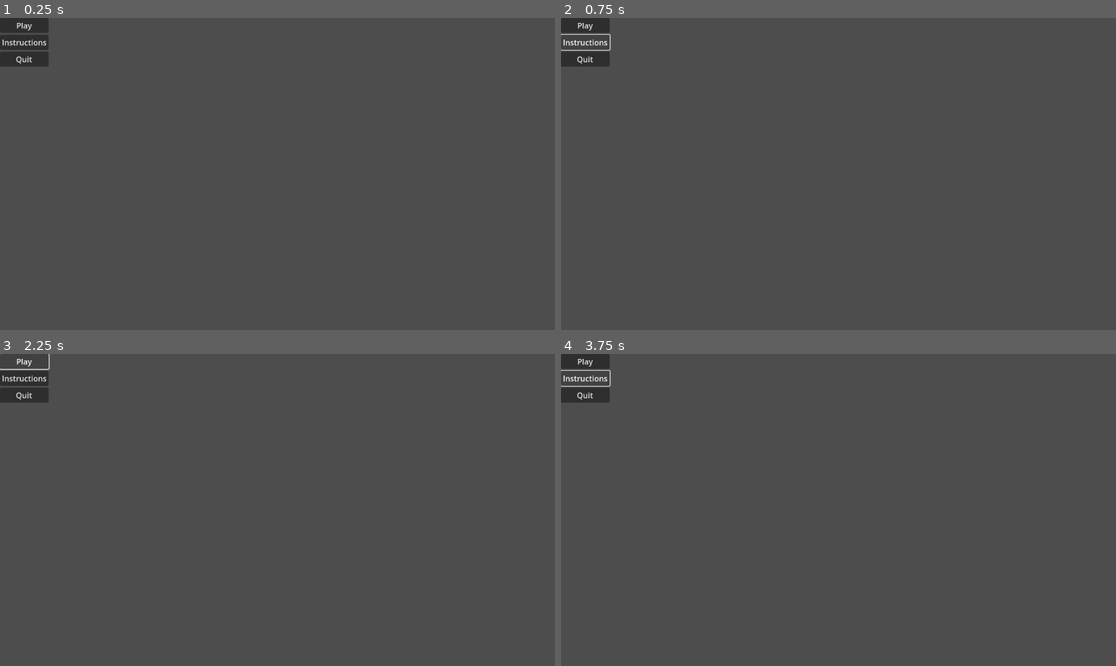
Above: before the commit, frames 1-4 (two rows, left to right).
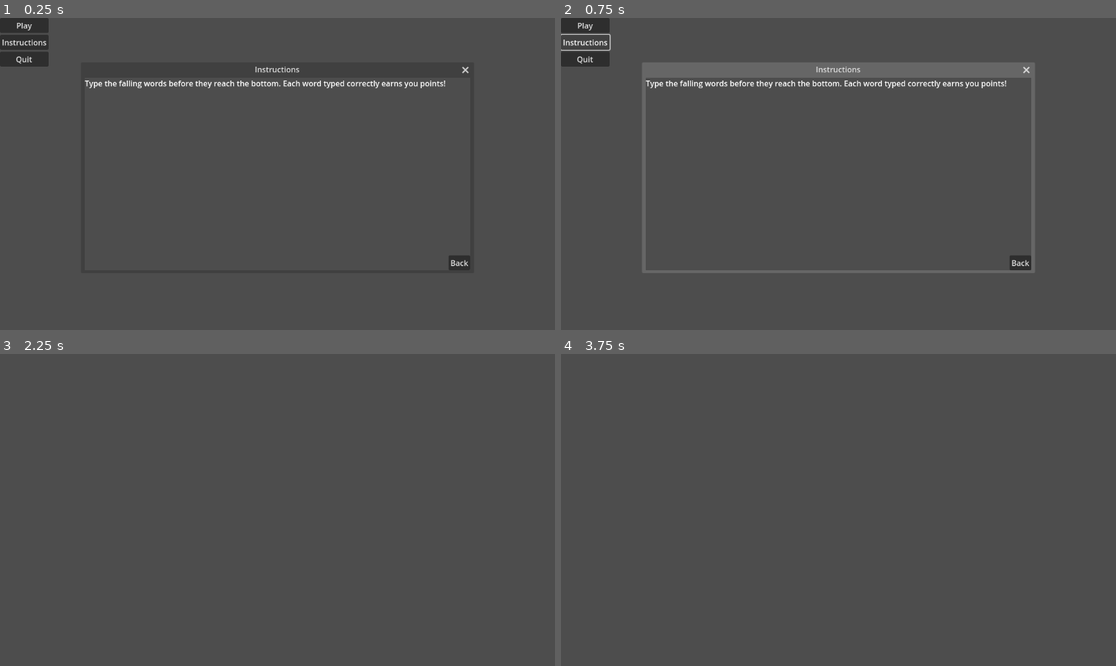
Above: after the commit, the same moments.

Repository: jas-wei/falling-game
Game: Godot game, scene res://menu.tscn
Same seed, same stepped clock (60 frames per second), same inputs: the game is played once before the commit and once after it. This scene is started directly instead of the project's main scene.
Inputs (mouse positions are in pixels of both pictures, inside the frame that each line leads up to):
- Up to frame 1 (0.25 s): no input
- Up to frame 2 (0.75 s): click "Instructions" at 0.5 s
- Up to frame 3 (2.25 s): click (460, 597) at 1.25 s, where only the run after the commit has a clickable "Back"; click "Play" at 2 s
- Up to frame 4 (3.75 s): click (583, 360) at 2.75 s, where only the run before the commit has a clickable "Play"; click (583, 378) at 3.5 s, where only the run before the commit has a clickable "Instructions"

The runs differ from the first frame. In frame 1, 0.9% of the frame differs, in the area x 15-85%, y 15-81%; in frame 2, 5.7%, in the area x 14-86%, y 14-82%; in frame 3, 0.9%; in frame 4, 0.9%.

Commit message:
added main menu

Diff:
--- a/menu.gd
+++ b/menu.gd
@@ -1,13 +1,15 @@
 extends Control
 
 func _on_start_pressed():
-	get_tree().change_scene_to_file("")
-
+	get_tree().change_scene_to_file("res://main_game.tscn")
 
 
 func _on_instructions_pressed():
-	pass # Replace with function body.
-
+	$InstructionsPopup.popup_centered()
 
 func _on_quit_pressed():
 	get_tree().quit()
+
+
+func _on_back_pressed() -> void:
+	$InstructionsPopup.hide()
--- a/menu.tscn
+++ b/menu.tscn
@@ -31,6 +31,30 @@
 layout_mode = 2
 text = "Quit"
 
+[node name="InstructionsPopup" type="Window" parent="."]
+title = "Instructions"
+initial_position = 1
+size = Vector2i(800, 400)
+
+[node name="Label" type="Label" parent="InstructionsPopup"]
+offset_right = 40.0
+offset_bottom = 23.0
+text = "Type the falling words before they reach the bottom. Each word typed correctly earns you points!"
+
+[node name="Back" type="Button" parent="InstructionsPopup"]
+anchors_preset = 3
+anchor_left = 1.0
+anchor_top = 1.0
+anchor_right = 1.0
+anchor_bottom = 1.0
+offset_left = -45.0
+offset_top = -31.0
+grow_horizontal = 0
+grow_vertical = 0
+text = "Back
+"
+
 [connection signal="pressed" from="MarginContainer/VBoxContainer/Start" to="." method="_on_start_pressed"]
 [connection signal="pressed" from="MarginContainer/VBoxContainer/Instructions" to="." method="_on_instructions_pressed"]
 [connection signal="pressed" from="MarginContainer/VBoxContainer/Quit" to="." method="_on_quit_pressed"]
+[connection signal="pressed" from="InstructionsPopup/Back" to="." method="_on_back_pressed"]
